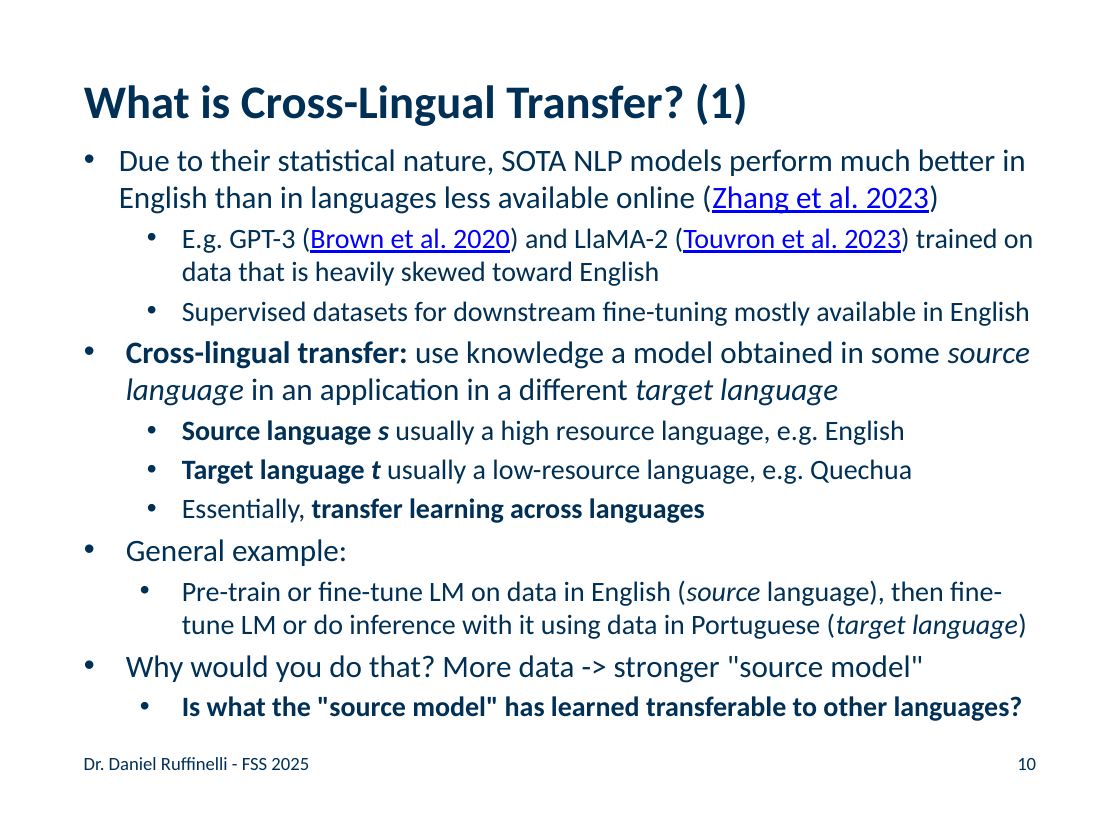
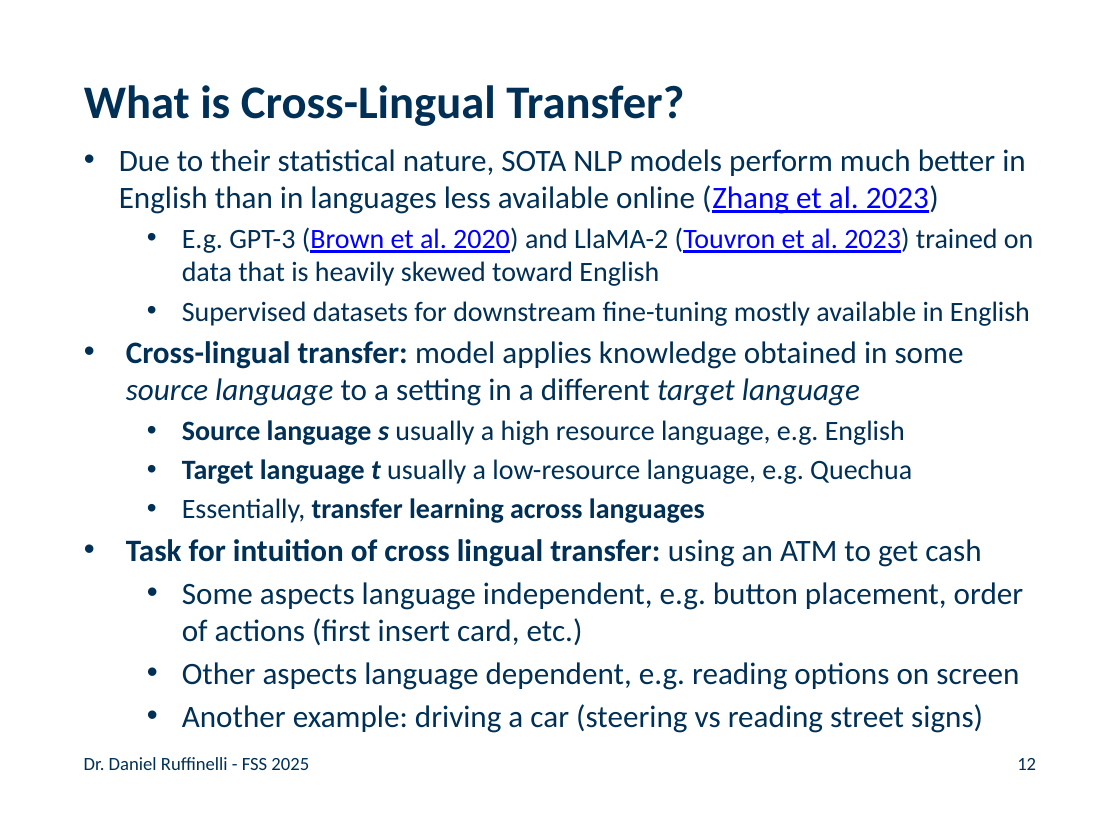
Before and after one commit to rufex2001/teaching_llms, a slide deck: slide 12 of lectures/09_multilingual_nlp/09_multilingual_nlp.pptx (slide 10 before the commit). Drawn at 1120x840 pixels with LibreOffice and Linux fonts; fonts in the diff are those of the drawing; background and template pictures are left out. Boxes give left, top, right and bottom in pixels: in the first picture for what was removed or moved away, otherwise in the second. Text is boxed around its words. In the diff, an @@ line names an element or a change of style, - is before the commit and + after.

```diff
--- a/lectures/09_multilingual_nlp/09_multilingual_nlp.pptx
+++ b/lectures/09_multilingual_nlp/09_multilingual_nlp.pptx
@@ title at <box>84,85,684,126</box>: text changed @@
-What is Cross-Lingual Transfer? (1)
+What is Cross-Lingual Transfer?
@@ text at <box>126,341,964,406</box>: text changed @@
-• Cross-lingual transfer: use knowledge a model obtained in some source language in an application in a different target language
+• Cross-lingual transfer: model applies knowledge obtained in some source language to a setting in a different target language
@@ text at <box>126,539,1024,733</box>: text changed; size 18 to 20 pt @@
-• General example:
-  • Pre-train or fine-tune LM on data in English (source language), then fine-tune LM or do inference with it using data in Portuguese (target language)
-• Why would you do that? More data -> stronger "source model"
-  • Is what the "source model" has learned transferable to other languages?
+• Task for intuition of cross lingual transfer: using an ATM to get cash
+  • Some aspects language independent, e.g. button placement, order of actions (first insert card, etc.)
+  • Other aspects language dependent, e.g. reading options on screen
+  • Another example: driving a car (steering vs reading street signs)
@@ page number at <box>1017,758,1036,770</box>: text changed @@
-10
+12
```
Also in this commit, not shown: 10 other slides changed, 4 slides added, 13 other files.
